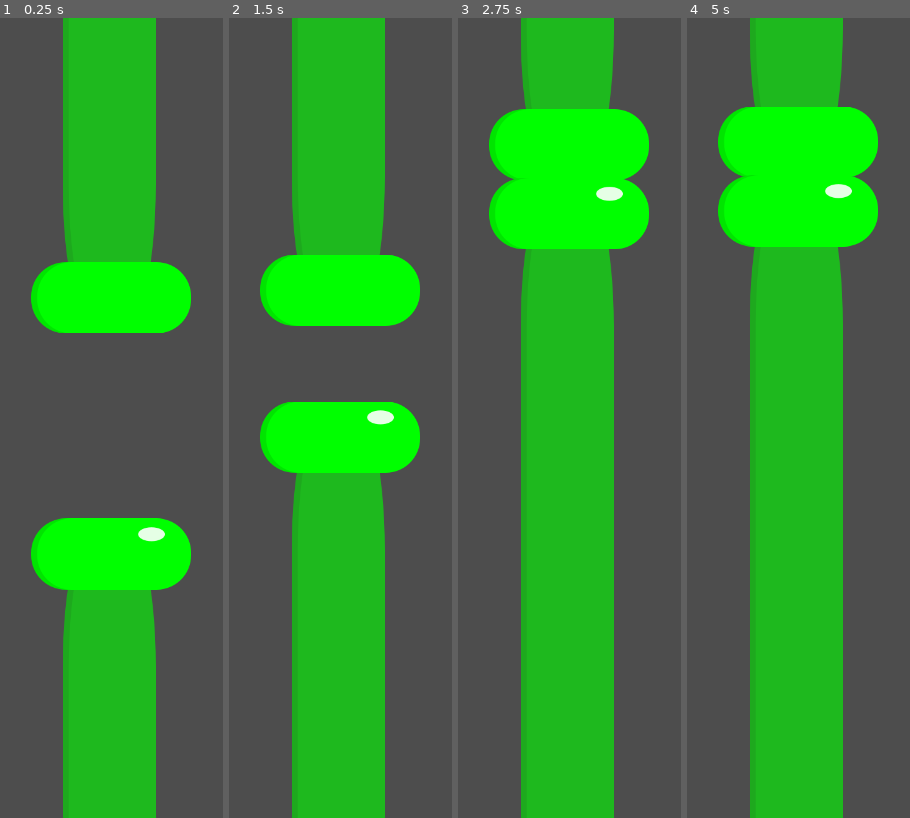
Above: before the commit, frames 1-4 (left to right).
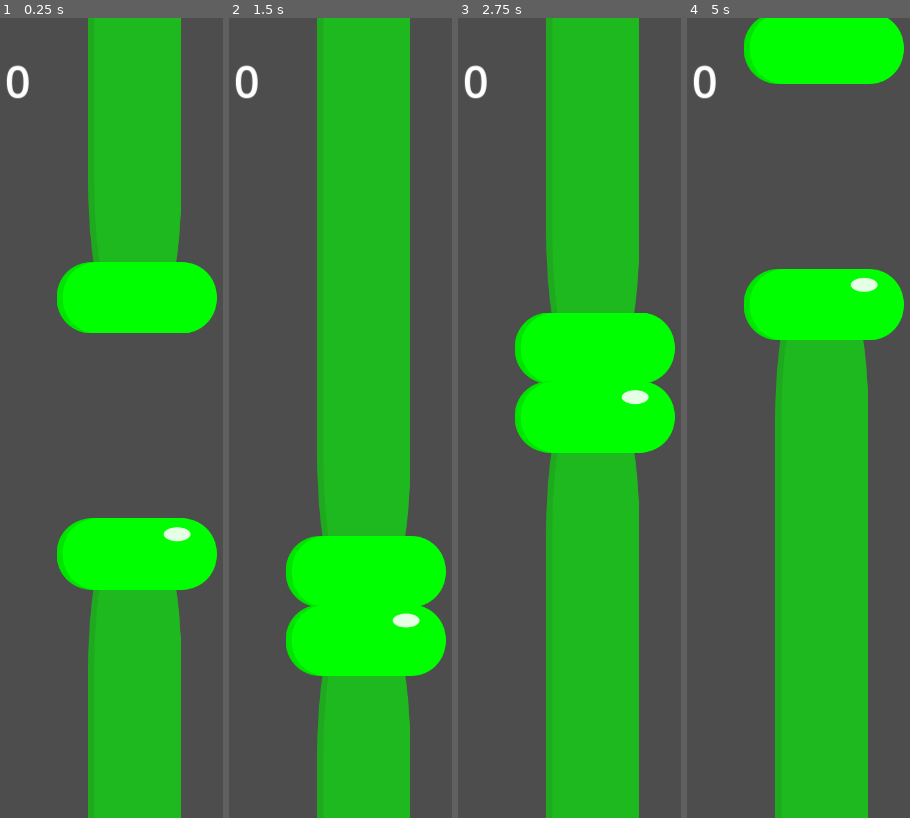
Above: after the commit, the same moments.

Repository: Maciekm1/RevengeOfThePipe
Game: Godot game, scene res://Scenes/main.tscn
Same seed, same stepped clock (60 frames per second), same inputs: the game is played once before the commit and once after it.
Inputs (mouse positions are in pixels of both pictures, inside the frame that each line leads up to):
- Up to frame 1 (0.25 s): no input
- Up to frame 2 (1.5 s): move the mouse to (344, 378) at 0.52 s; hold Right mouse button (smash, bound only before the commit) 0.53-1.28 s; click (344, 378) at 0.77 s; click (344, 378) at 0.8 s; click (344, 378) at 1.07 s; move the mouse to (outside the picture) at 1.27 s; click (outside the picture) at 1.35 s
- Up to frame 3 (2.75 s): click (outside the picture) at 1.52 s; right-click (outside the picture) at 1.55 s; click (outside the picture) at 1.82 s; move the mouse to (520, 242) at 2.02 s; hold Right mouse button (smash, bound only before the commit) from 2.03 s (still down); click (520, 242) at 2.3 s
- Up to frame 4 (5 s): move the mouse to (outside the picture) at 2.77 s; release Right mouse button (smash, bound only before the commit) at 2.78 s; right-click (outside the picture) at 2.85 s; click (outside the picture) at 3.02 s; click (outside the picture) at 3.32 s; move the mouse to (840, 538) at 3.52 s; press the mouse at (840, 538) at 3.53 s; move the mouse to (outside the picture) at 4.27 s; release the mouse at (outside the picture) at 4.28 s; right-click (outside the picture) at 4.35 s; click (outside the picture) at 4.52 s; click (outside the picture) at 4.82 s

The runs differ from the first frame. In frame 1, 19% of the frame differs, in the area x 2-98%, y 0-100%; in frame 2, 40%; in frame 3, 38%; in frame 4, 39%.

Commit message:
Project Update

Diff:
--- a/Scenes/main.gd
+++ b/Scenes/main.gd
@@ -1,9 +1,13 @@
 extends Node2D
 
-var score: int = 0
+var score: int = 0:
+	set(value):
+		score = value
+		score_label.text = str(score)
 var game_time: float = 0
 
 @onready var player: Player = $Player
+@onready var score_label = $UI/LabelMarginContainer/Score
 
 func _ready():
 	pass
@@ -13,3 +17,5 @@
 
 func reset():
 	player.reset()
+	score = 0
+	game_time = 0
--- a/Scenes/main.tscn
+++ b/Scenes/main.tscn
@@ -1,8 +1,9 @@
-[gd_scene load_steps=4 format=3 uid="uid://deoabbasbdx6h"]
+[gd_scene load_steps=5 format=3 uid="uid://deoabbasbdx6h"]
 
 [ext_resource type="Script" path="res://Scenes/main.gd" id="1_7u3kn"]
 [ext_resource type="PackedScene" uid="uid://db4trvtd8vv77" path="res://Scenes/player.tscn" id="1_uuu27"]
 [ext_resource type="Script" path="res://Scenes/BirdSpawner.gd" id="2_ncqxr"]
+[ext_resource type="Texture2D" uid="uid://crj8n44e4u0wy" path="res://Assets/Art/one_pixel.png" id="4_8yo7f"]
 
 [node name="Main" type="Node2D"]
 script = ExtResource("1_7u3kn")
@@ -11,4 +12,39 @@
 script = ExtResource("2_ncqxr")
 
 [node name="Player" parent="." instance=ExtResource("1_uuu27")]
-position = Vector2(509, 620)
+position = Vector2(550, 620)
+
+[node name="Camera2D" type="Camera2D" parent="."]
+offset = Vector2(360, 640)
+
+[node name="RightTap" type="TouchScreenButton" parent="Camera2D"]
+modulate = Color(1, 1, 1, 0)
+position = Vector2(369, -6)
+scale = Vector2(343.499, 1280)
+texture_normal = ExtResource("4_8yo7f")
+action = "smash"
+
+[node name="LeftTap" type="TouchScreenButton" parent="Camera2D"]
+modulate = Color(1, 1, 1, 0)
+scale = Vector2(343.499, 1280)
+texture_normal = ExtResource("4_8yo7f")
+action = "player_jump"
+
+[node name="UI" type="CanvasLayer" parent="."]
+
+[node name="LabelMarginContainer" type="MarginContainer" parent="UI"]
+anchors_preset = 5
+anchor_left = 0.5
+anchor_right = 0.5
+offset_left = -20.0
+offset_right = 20.0
+offset_bottom = 40.0
+grow_horizontal = 2
+theme_override_constants/margin_top = 50
+
+[node name="Score" type="Label" parent="UI/LabelMarginContainer"]
+layout_mode = 2
+theme_override_font_sizes/font_size = 72
+text = "0"
+horizontal_alignment = 1
+vertical_alignment = 1
--- a/project.godot
+++ b/project.godot
@@ -29,14 +29,16 @@
 
 player_jump={
 "deadzone": 0.5,
-"events": [Object(InputEventMouseButton,"resource_local_to_scene":false,"resource_name":"","device":-1,"window_id":0,"alt_pressed":false,"shift_pressed":false,"ctrl_pressed":false,"meta_pressed":false,"button_mask":1,"position":Vector2(94, 10),"global_position":Vector2(98, 53),"factor":1.0,"button_index":1,"canceled":false,"pressed":true,"double_click":false,"script":null)
-]
+"events": []
 }
 smash={
 "deadzone": 0.5,
-"events": [Object(InputEventMouseButton,"resource_local_to_scene":false,"resource_name":"","device":-1,"window_id":0,"alt_pressed":false,"shift_pressed":false,"ctrl_pressed":false,"meta_pressed":false,"button_mask":2,"position":Vector2(90, 20),"global_position":Vector2(94, 63),"factor":1.0,"button_index":2,"canceled":false,"pressed":true,"double_click":false,"script":null)
-]
+"events": []
 }
+
+[input_devices]
+
+pointing/emulate_touch_from_mouse=true
 
 [layer_names]
 
@@ -46,3 +48,4 @@
 [rendering]
 
 renderer/rendering_method="mobile"
+textures/vram_compression/import_etc2_astc=true
Binary file added: Assets/Art/one_pixel.png
Not shown, added: Assets/Art/one_pixel.png.import
Not shown, changed: .gitignore
